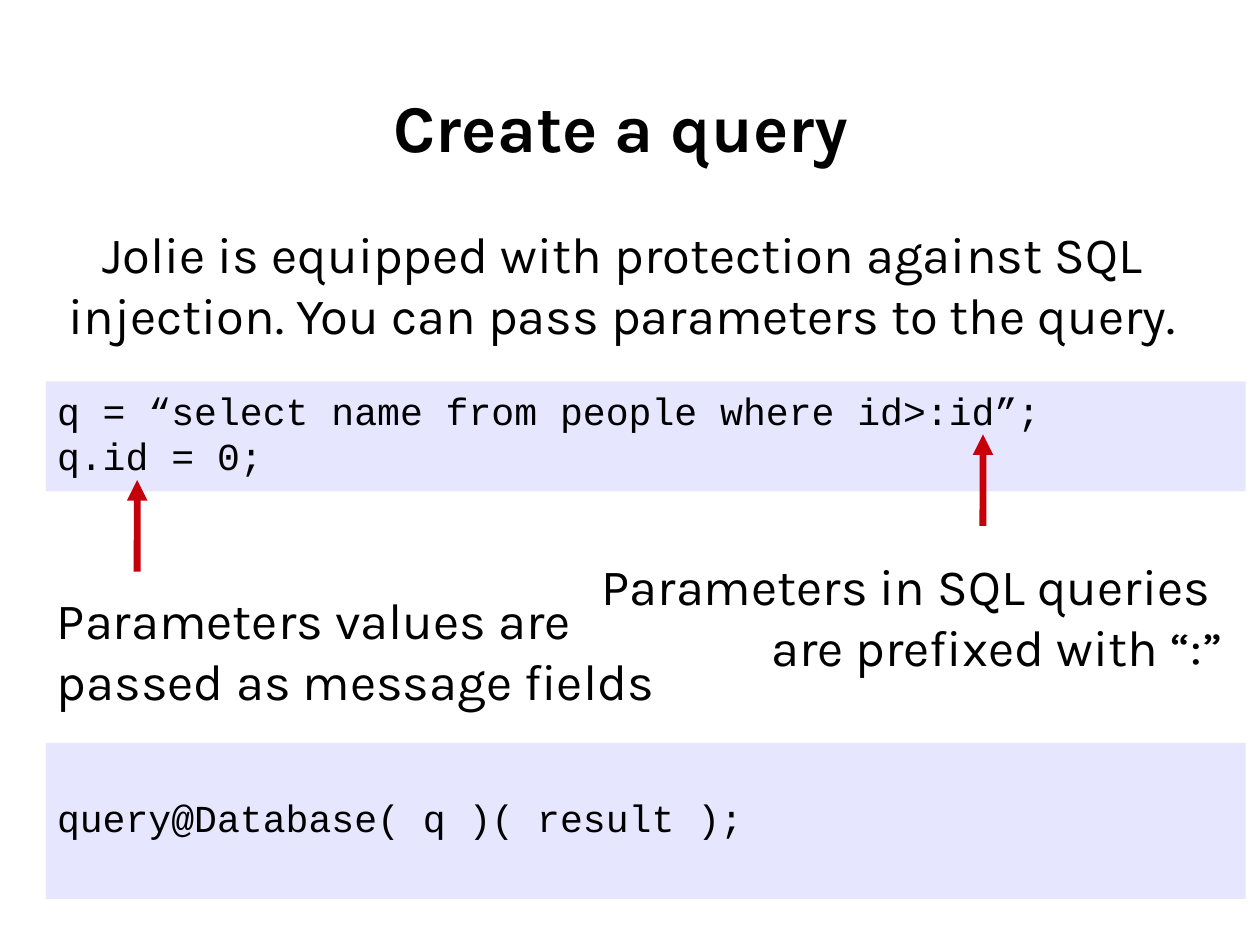
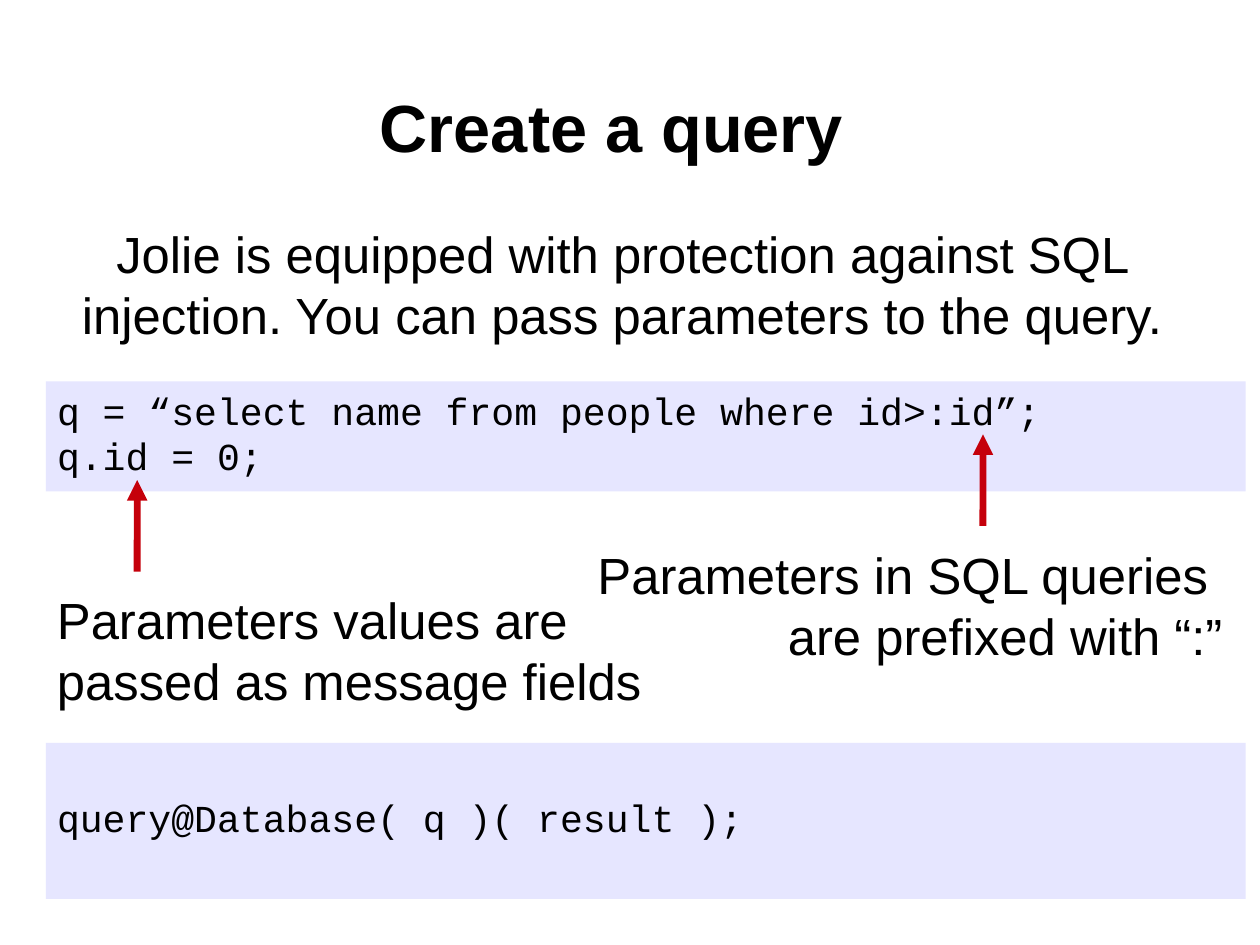
Before and after one commit to jolie/website, a slide deck: slide 6 of www/presentations/database.odp. Drawn at 1260x945 pixels with LibreOffice and Linux fonts; fonts in the diff are those of the drawing. Boxes give left, top, right and bottom in pixels: in the first picture for what was removed or moved away, otherwise in the second. Text is boxed around its words. In the diff, an @@ line names an element or a change of style, - is before the commit and + after.

```diff
--- a/www/presentations/database.odp
+++ b/www/presentations/database.odp
@@ font Karla to Arial in 4 elements at (57, 602, 642, 710), (380, 105, 842, 164), (82, 236, 1162, 345), (597, 557, 1208, 665) @@
@@ text "Parameters in SQL queries": place and size @@
-text "Parameters in SQL queries" at (602, 570, 1210, 678)
+text "Parameters in SQL queries" at (597, 557, 1208, 665)
```
Also in this commit, not shown: 8 other slides changed, 2 other files.
